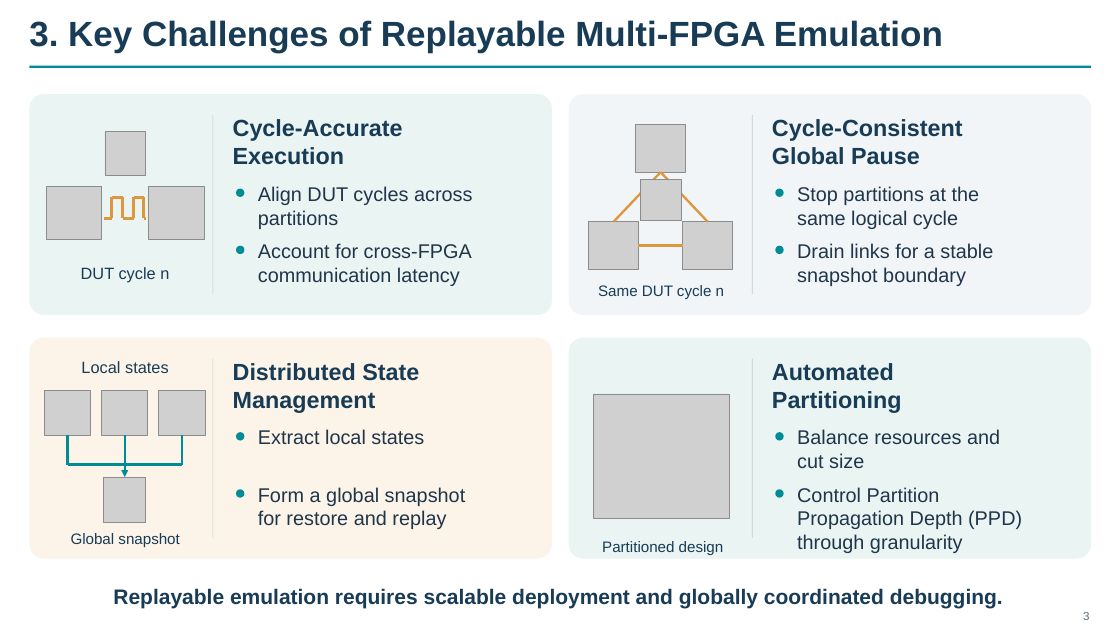
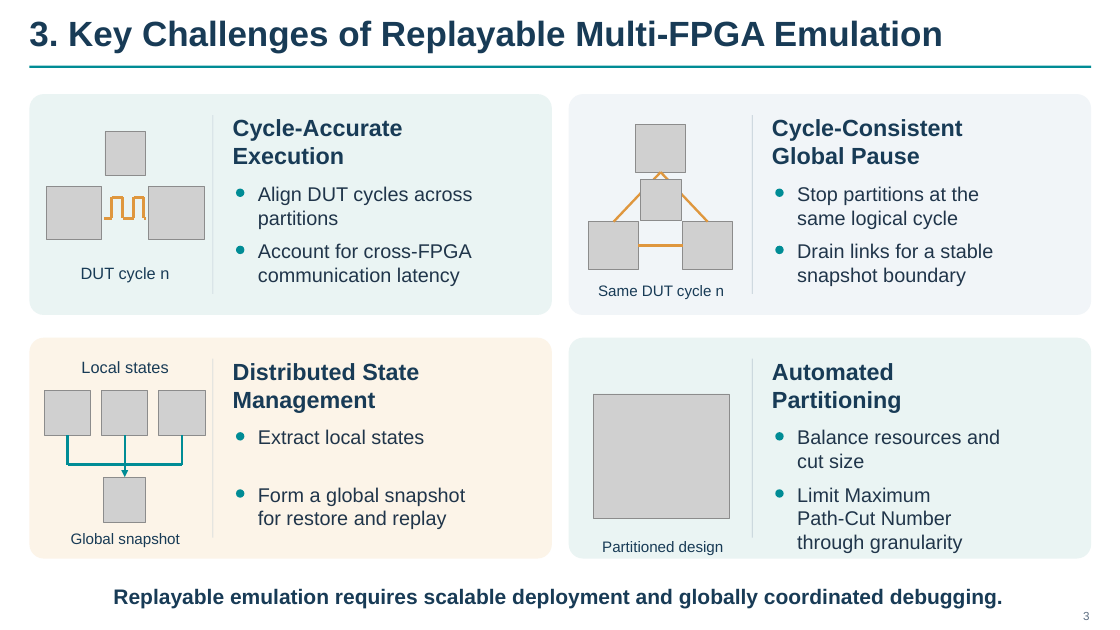
Before and after one commit to euphgh/shtthesis, a slide deck: slide 1 of pptx/midterm/REMUS_Background_Slide_3.pptx. Drawn at 1120x630 pixels with LibreOffice and Linux fonts; fonts in the diff are those of the drawing; grey boxes stand for pictures. Boxes give left, top, right and bottom in pixels: in the first picture for what was removed or moved away, otherwise in the second. Text is boxed around its words. In the diff, an @@ line names an element or a change of style, - is before the commit and + after.

```diff
--- a/pptx/midterm/REMUS_Background_Slide_3.pptx
+++ b/pptx/midterm/REMUS_Background_Slide_3.pptx
@@ text at (x1=797, y1=487, x2=952, y2=525): text changed @@
-Control Partition
-Propagation Depth (PPD)
+Limit Maximum
+Path-Cut Number
```
Also in this commit, not shown: 8 other files.
